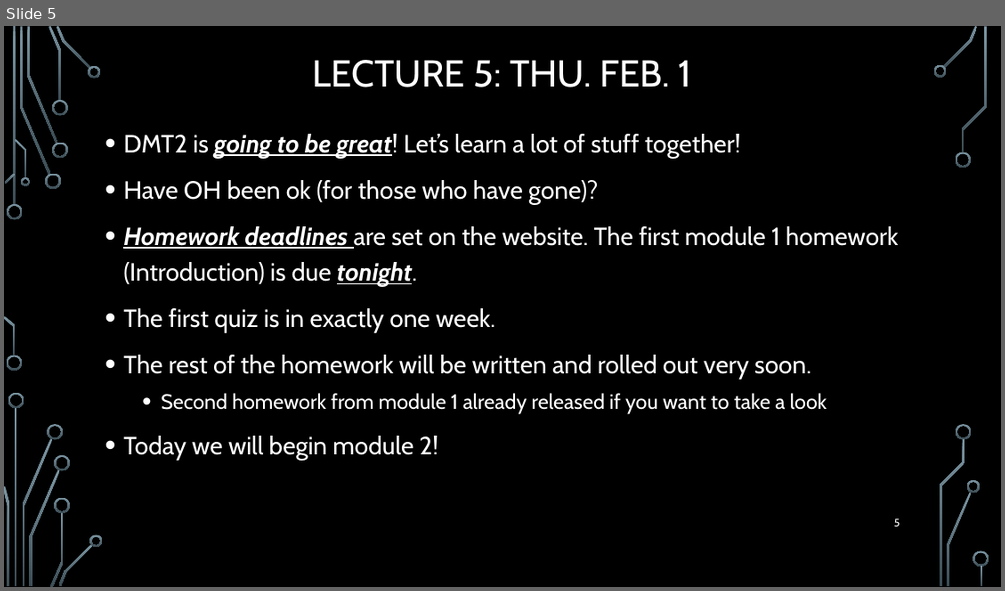
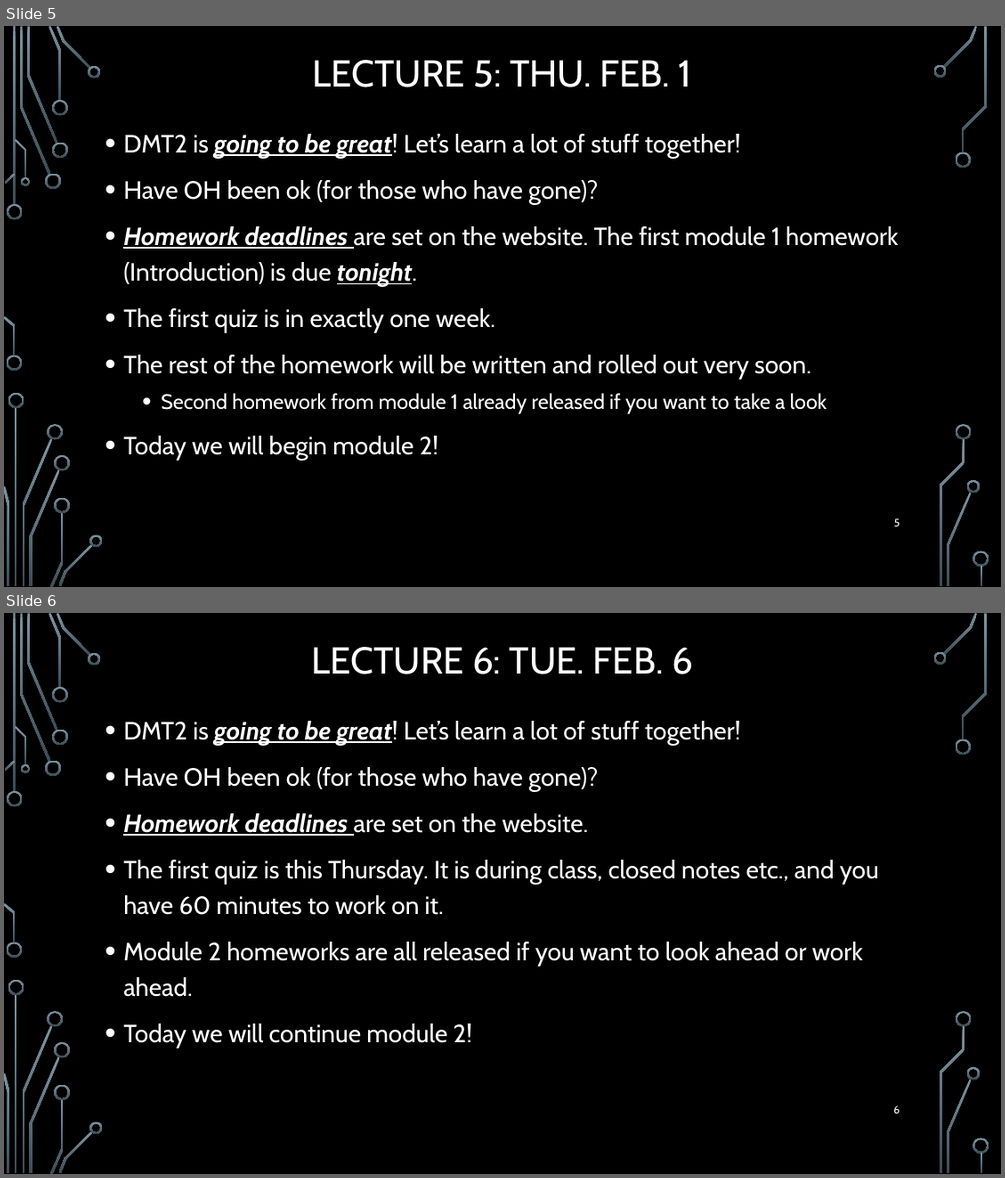
Before and after one commit to markfloryan/dmt2, a slide deck: slides/00-DailyAnnouncements.pptx. Shown one above the other, each under a label of ours: slide 5 before the commit, slides 5 and 6 after it. The pictures are 1005x591 and 1005x1178 pixels, drawn with LibreOffice and Linux fonts; fonts in the diff are those of the drawing; background and template pictures are left out. Boxes give left, top, right and bottom in pixels: in the first picture for what was removed or moved away, otherwise in the second. Text is boxed around its words. In the diff, an @@ line names an element or a change of style, - is before the commit and + after.

Commit message:
new homework posted

```diff
--- a/slides/00-DailyAnnouncements.pptx
+++ b/slides/00-DailyAnnouncements.pptx
@@ slide 6 added at (x1=4, y1=613, x2=1001, y2=1174), background picture (left out); not listed: 36 template elements that a slide beside it also shows @@
@@ title added at (x1=312, y1=647, x2=693, y2=674), 36 pt, text #FFFFFF @@
+LECTURE 6: TUE. FEB. 6
@@ text added at (x1=123, y1=721, x2=879, y2=1048), 24 pt, text #FFFFFF @@
+• DMT2 is going to be great! Let’s learn a lot of stuff together!
+• Have OH been ok (for those who have gone)?
+• Homework deadlines are set on the website.
+• The first quiz is this Thursday. It is during class, closed notes etc., and you have 60 minutes to work on it.
+• Module 2 homeworks are all released if you want to look ahead or work ahead.
+• Today we will continue module 2!
@@ page number added at (x1=893, y1=1105, x2=899, y2=1113), 10.5 pt, text #FFFFFF @@
+6
```
Also in this commit, not shown: 7 other files.
